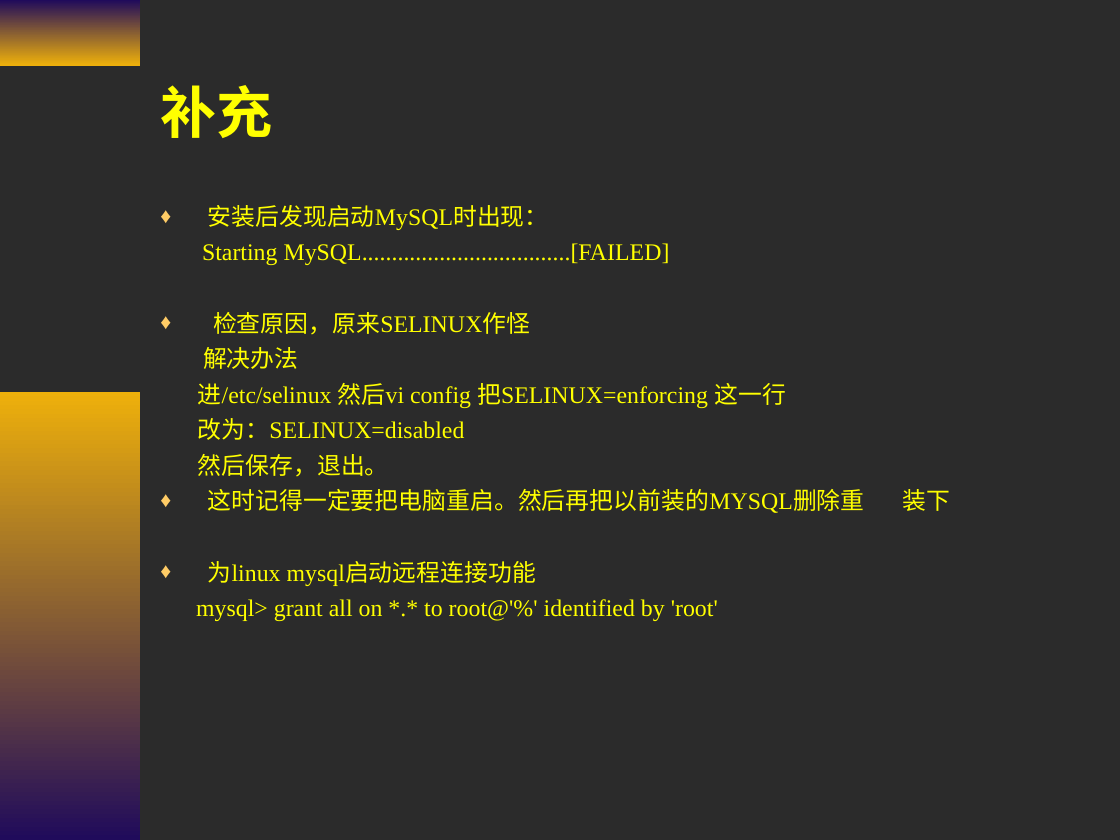
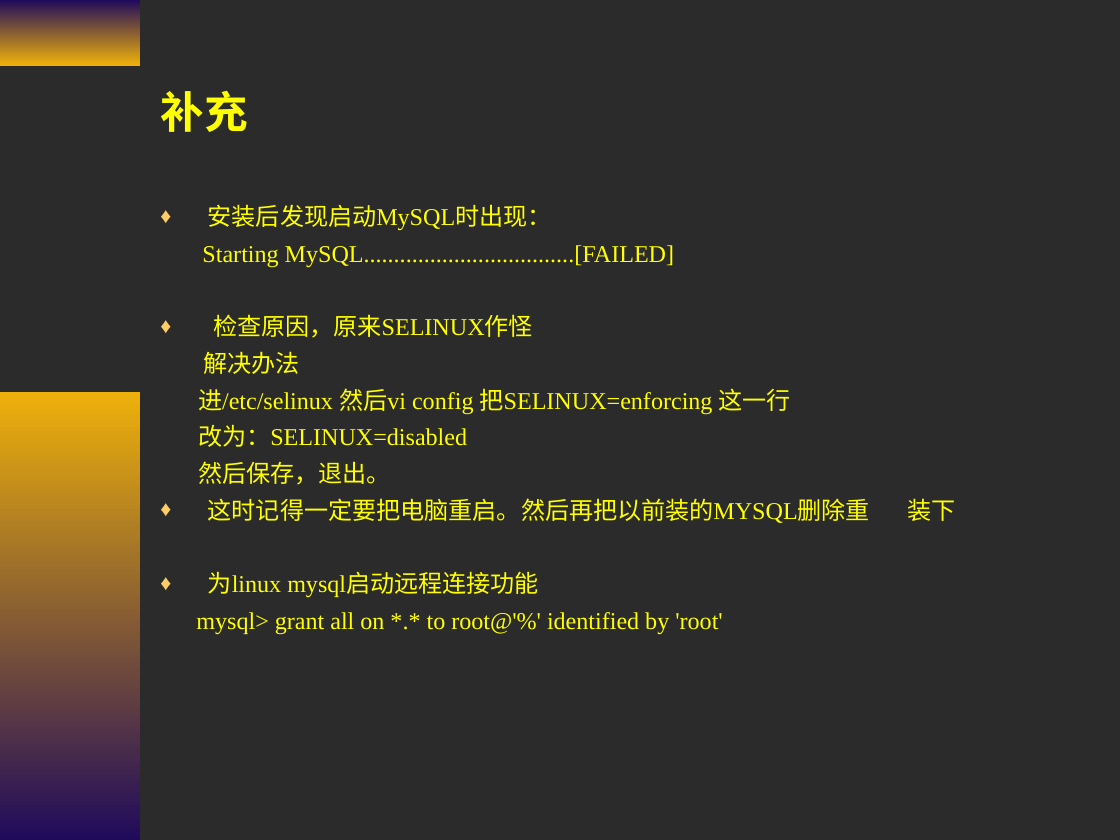
Before and after one commit to cash2one/ekproject, a slide deck: slide 61 of workSpace/temp/资料/复件 第二章 Linux常用命令.ppt (slide 62 before the commit). Drawn at 1120x840 pixels with LibreOffice and Linux fonts; fonts in the diff are those of the drawing; background and template pictures are left out; a plain dark background stands for a picture behind light text. Boxes give left, top, right and bottom in pixels: in the first picture for what was removed or moved away, otherwise in the second. Text is boxed around its words. In the diff, an @@ line names an element or a change of style, - is before the commit and + after.

```diff
--- a/workSpace/temp/资料/复件 第二章 Linux常用命令.ppt
+++ b/workSpace/temp/资料/复件 第二章 Linux常用命令.ppt
@@ title "补充" at <box>161,90,248,132</box>: size 36 to 28 pt @@
@@ text "安装后发现启动MySQL时出现：" at <box>196,204,870,635</box>: size 15.3 to 15.5 pt @@
```
Also in this commit, not shown: 3 other slides changed, 1 slide added, 1 slide removed.
